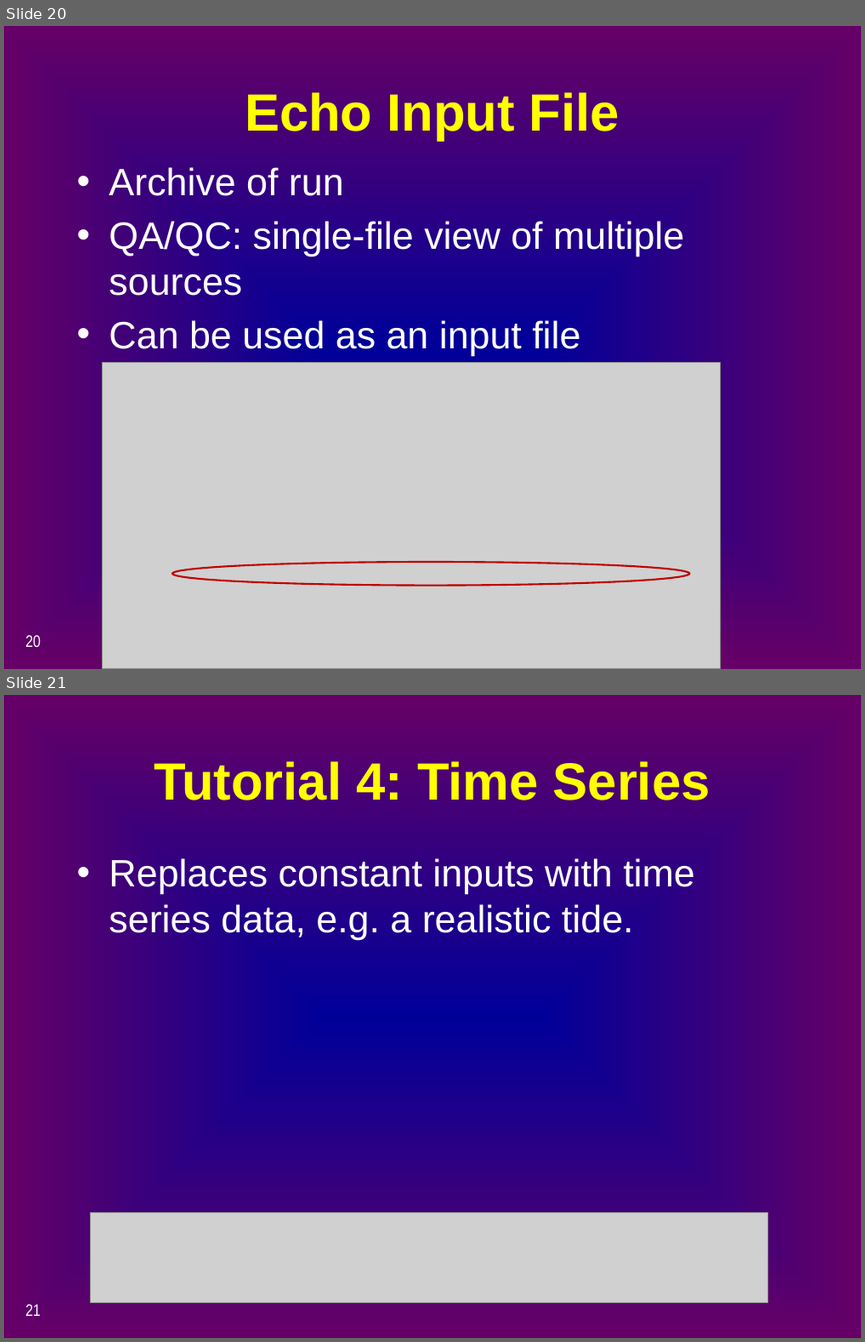
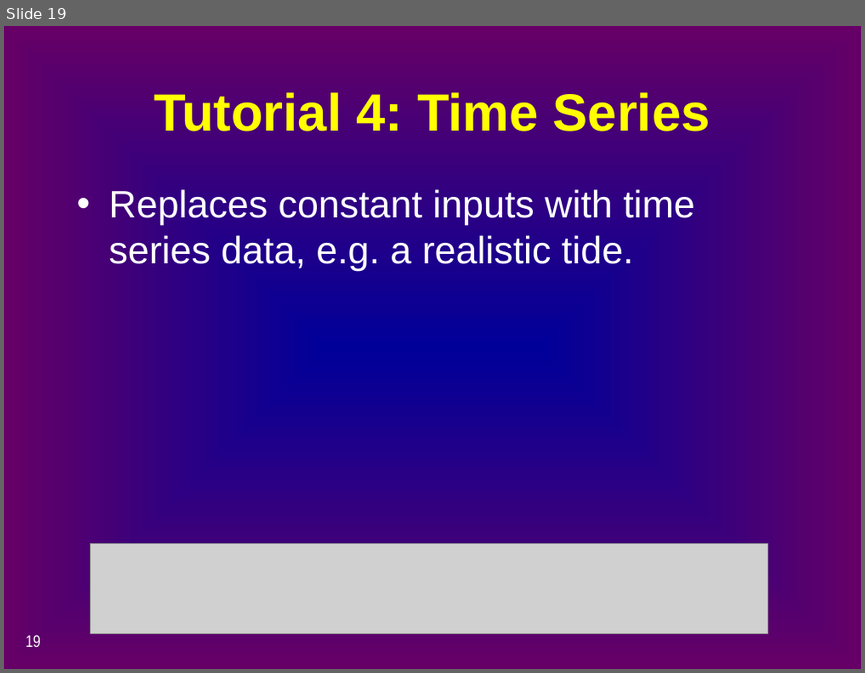
Before and after one commit to CADWRDeltaModeling/dsm2, a slide deck: dsm2/presentations/p4_simulation_data.pptx. Shown one above the other, each under a label of ours: slides 20 and 21 before the commit, slide 19 after it. The pictures are 865x1342 and 865x673 pixels, drawn with LibreOffice and Linux fonts; fonts in the diff are those of the drawing; grey boxes stand for pictures. Boxes give left, top, right and bottom in pixels: in the first picture for what was removed or moved away, otherwise in the second. Text is boxed around its words. In the diff, an @@ line names an element or a change of style, - is before the commit and + after.

```diff
--- a/dsm2/presentations/p4_simulation_data.pptx
+++ b/dsm2/presentations/p4_simulation_data.pptx
@@ slide 20 removed at [4, 26, 861, 669], background gradient #000099 to #660066 @@
@@ title removed at [245, 92, 619, 141] @@
-Echo Input File
@@ text removed at [109, 167, 684, 356] @@
-• Archive of run
-• QA/QC: single-file view of multiple sources
-• Can be used as an input file
@@ picture removed at [103, 363, 721, 669] @@
@@ ellipse removed at [172, 562, 689, 584] @@
@@ page number removed at [25, 635, 41, 647] @@
-20
@@ what was slide 21 is now slide 19 @@
@@ page number at [25, 635, 41, 646]: text changed @@
-21
+19
```
Also in this commit, not shown: 15 slides changed, 4 slides added, 3 other slides removed, 2 other files.
